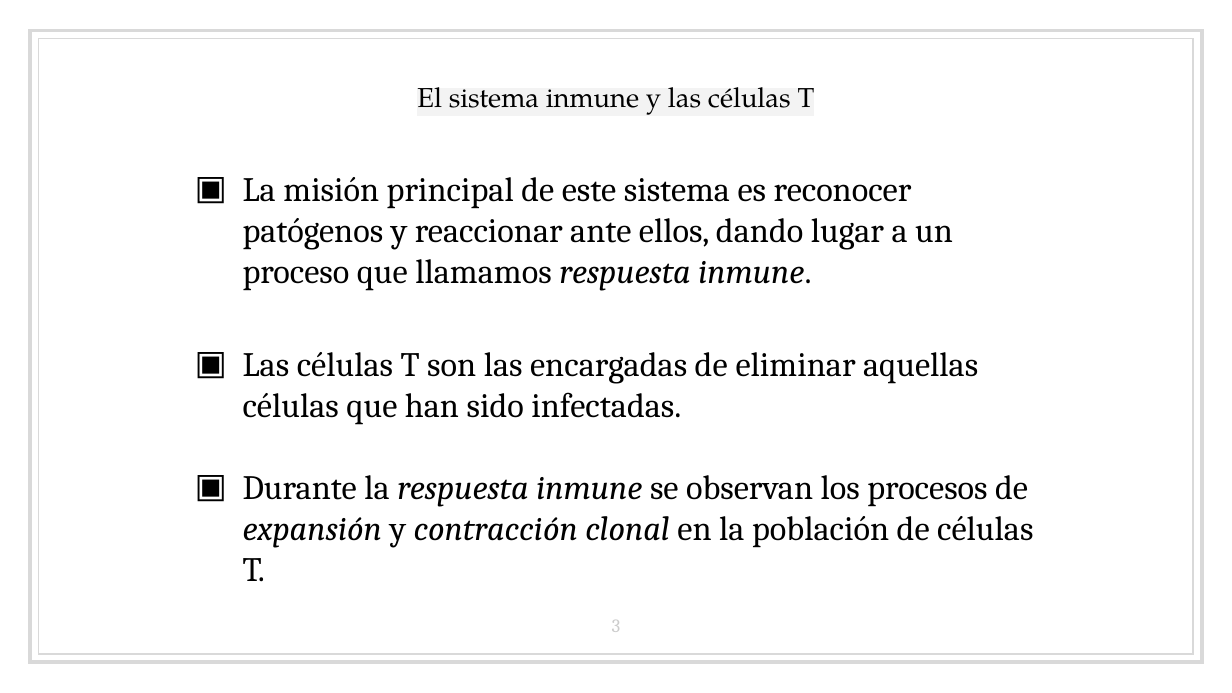
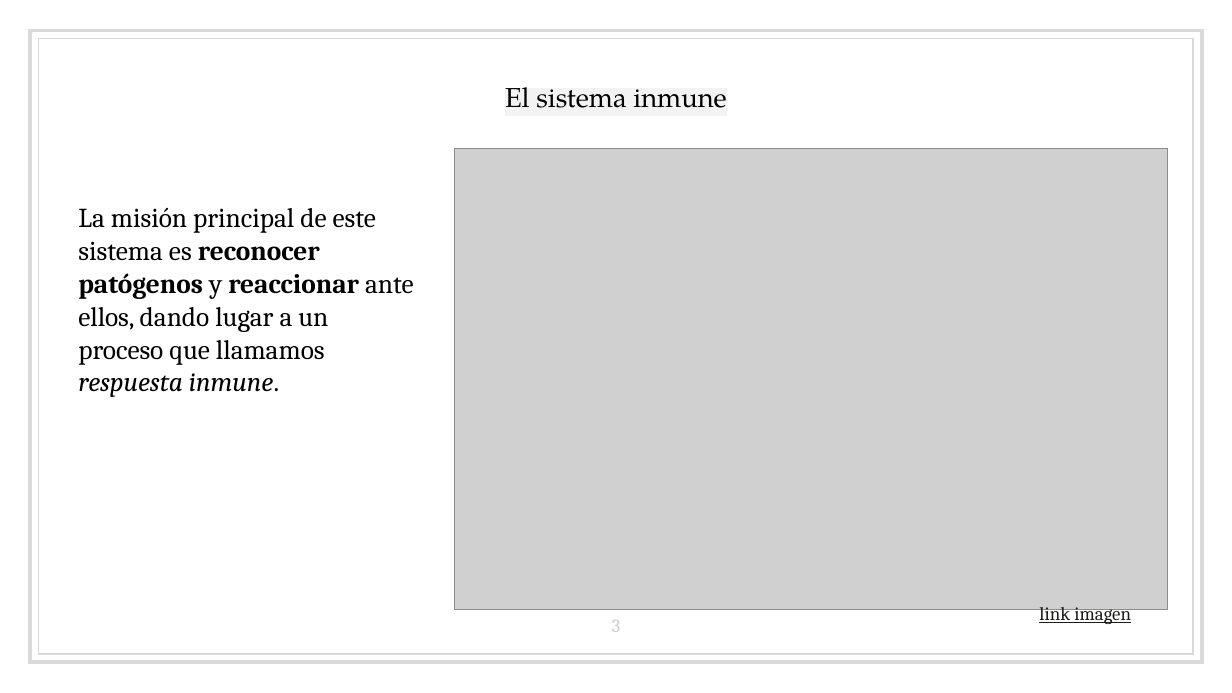
Before and after one commit to bserranoanton/TFG-mates, a slide deck: slide 3 of Defensa/transparenciasDefensa.pptx. Drawn at 1232x693 pixels with LibreOffice and Linux fonts; fonts in the diff are those of the drawing; grey boxes stand for pictures. Boxes give left, top, right and bottom in pixels: in the first picture for what was removed or moved away, otherwise in the second. Text is boxed around its words. In the diff, an @@ line names an element or a change of style, - is before the commit and + after.

```diff
--- a/Defensa/transparenciasDefensa.pptx
+++ b/Defensa/transparenciasDefensa.pptx
@@ title at [505,87,726,108]: text changed @@
-El sistema inmune y las células T
+El sistema inmune
@@ picture added at [455,148,1168,610] @@
@@ text "La misión principal de este ...": place and size @@
-text "La misión principal de este ..." at [243,177,1033,582]
+text "La misión principal de este ..." at [78,208,414,397]
@@ text "La misión principal de este ..." at [78,208,414,397]: size 20 to 16 pt; bold on in "reconocer patógenos reaccionar"; bullet ▣ to none @@
@@ text at [243,352,1033,582]: paragraphs removed @@
-▣ Las células T son las encargadas de eliminar aquellas células que han sido infectadas.
-▣ Durante la respuesta inmune se observan los procesos de expansión y contracción clonal en la población de células T.
@@ text added at [1039,607,1131,625], 11 pt, text #1D1D1B, underline @@
+link imagen
```
Also in this commit, not shown: 9 other slides changed, 1 slide added, 1 slide removed, 8 other files.
